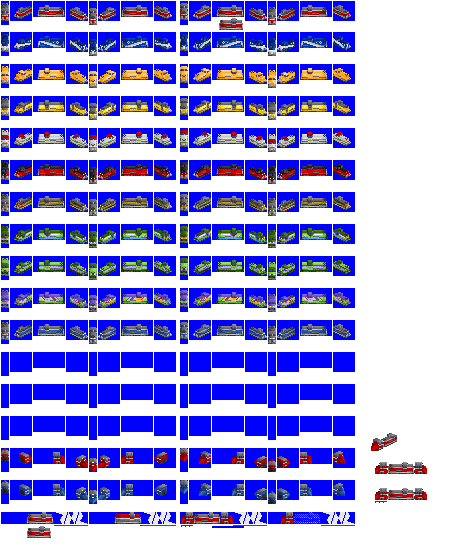
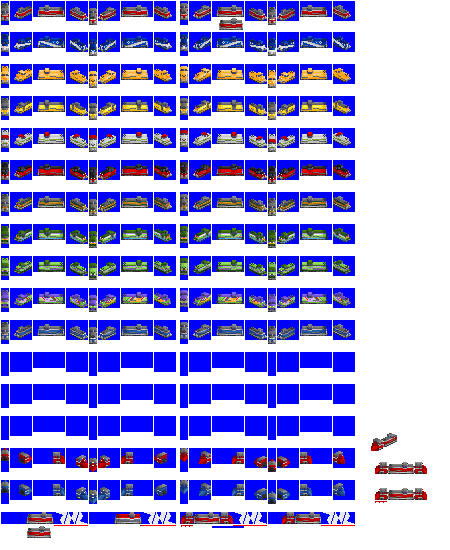
Two versions of the same layered image (450px x 550px). Layer-by-layer changes:
painted on "de15" over 281, 512, 321, 524
